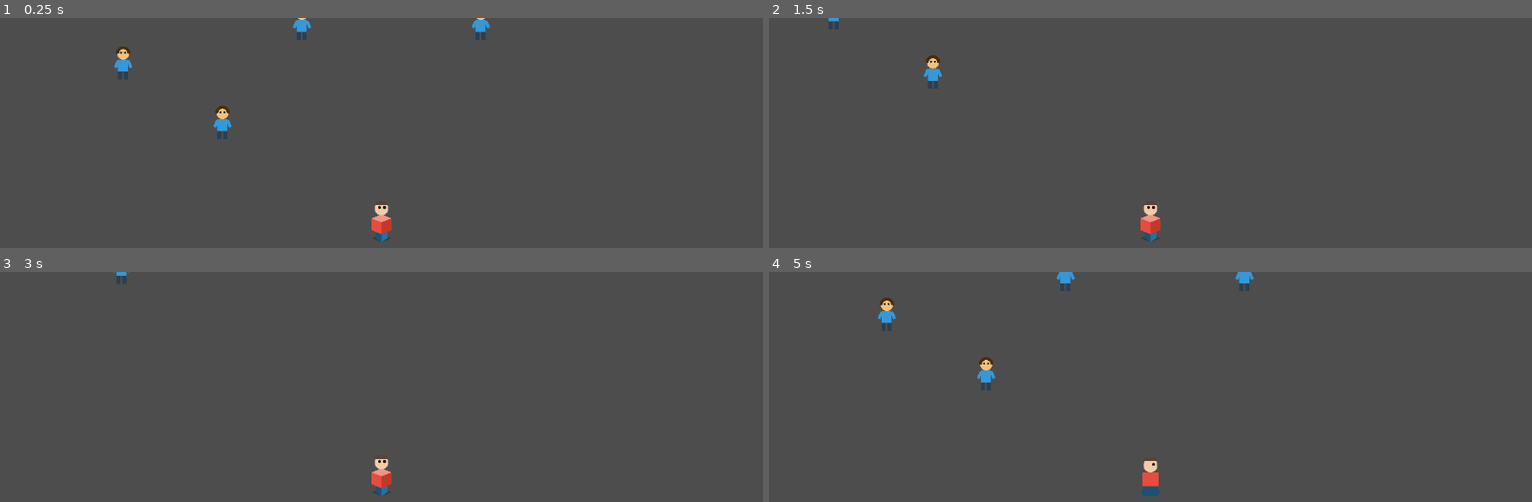
Above: before the commit, frames 1-4 (two rows, left to right).
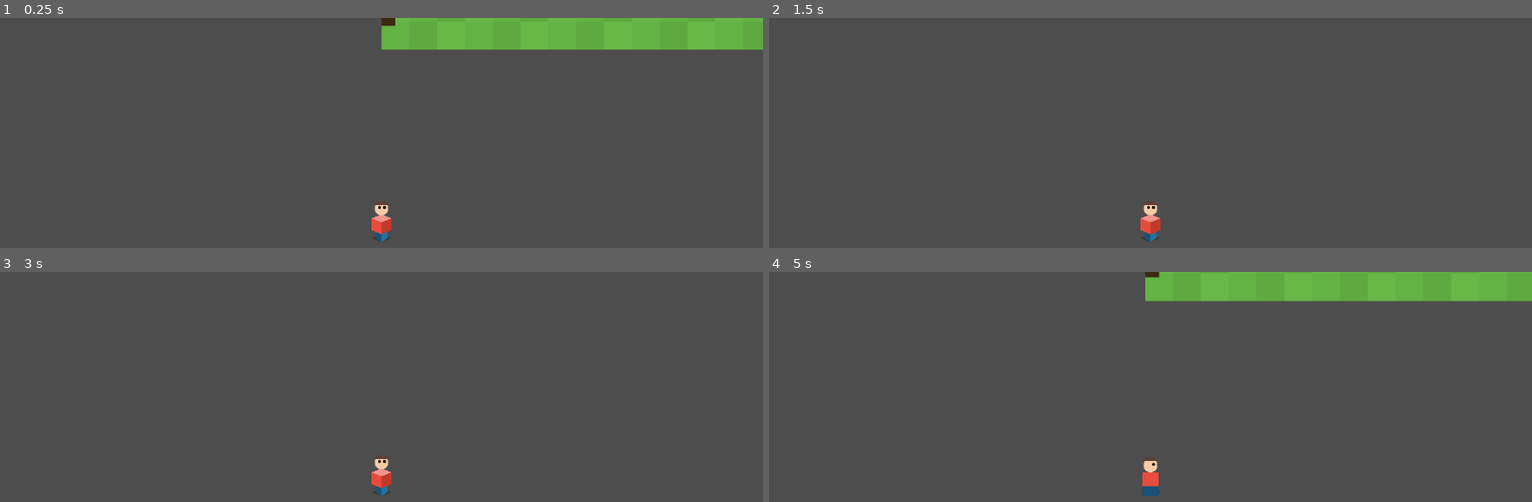
Above: after the commit, the same moments.

Repository: Edmex22/JUEGO-DEL-bajiO
Game: Godot game, scene res://scenes/parque/principal.tscn
Two runs of this game, one before a commit and one after it. Both use one fixed random seed, a clock stepped at 60 frames per second and the inputs below. This scene is started directly instead of the project's main scene.
Inputs (mouse positions are in pixels of both pictures, inside the frame that each line leads up to):
- Up to frame 1 (0.25 s): no input
- Up to frame 2 (1.5 s): tap Enter (ui_accept) at 0.5, 0.77 s; move the mouse to (1318, 211) at 0.52 s; hold D (move_right) 0.53-1.28 s; tap E (interact) at 0.6 s; click (1318, 211) at 0.67 s; move the mouse to (outside the picture) at 1.27 s; hold S (move_down) from 1.28 s (still down); tap Tab at 1.35 s
- Up to frame 3 (3 s): tap Enter (ui_accept) at 1.52, 2.75 s; move the mouse to (457, 391) at 2.02 s; release S (move_down) at 2.03 s; hold D (move_right) 2.03-2.78 s; tap E (interact) at 2.1 s; move the mouse to (outside the picture) at 2.77 s; hold W (move_up) from 2.78 s (still down); tap Tab at 2.85 s; click (outside the picture) at 2.92 s
- Up to frame 4 (5 s): tap Enter (ui_accept) at 3.02, 3.77, 4.52 s; move the mouse to (outside the picture) at 3.52 s; release W (move_up) at 3.53 s; hold A (move_left) from 3.53 s (still down); tap E (interact) at 3.6 s; move the mouse to (921, 421) at 4.27 s; tap Tab at 4.35 s

The runs differ from the first frame. In frame 1, 7.4% of the frame differs, in the area x 14-100%, y 0-53%; in frame 2, 0.3%; in frame 3, less than 0.1%; in frame 4, 7.1%.
Error before the commit: Parse Error: Cannot infer the type of "c" variable because the value doesn't have a set type. (res://scripts/parque_interior.gd:8)

Commit message:
Fix: tipo explícito en variable c de parque_interior para GDScript

Diff:
--- a/scripts/parque_interior.gd
+++ b/scripts/parque_interior.gd
@@ -5,7 +5,7 @@
 	for fy in range(0, alto, 28):
 		for fx in range(0, ancho, 28):
 			var idx := (fx / 28 + fy / 28) % 3
-			var c := [Color("#5EAA40"), Color("#68B848"), Color("#62B244")][idx]
+			var c: Color = [Color("#5EAA40"), Color("#68B848"), Color("#62B244")][idx]
 			_rect(Vector2(fx, fy), Vector2(28, 28), c)
 
 	# Bardas con diseño
